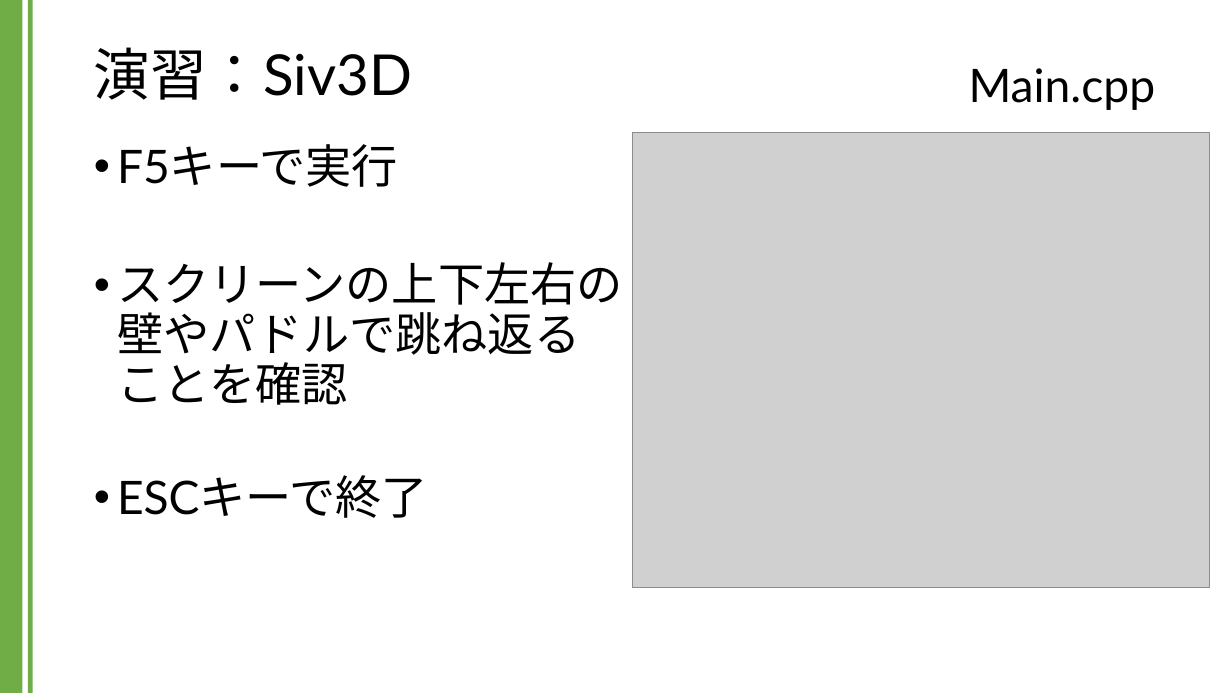
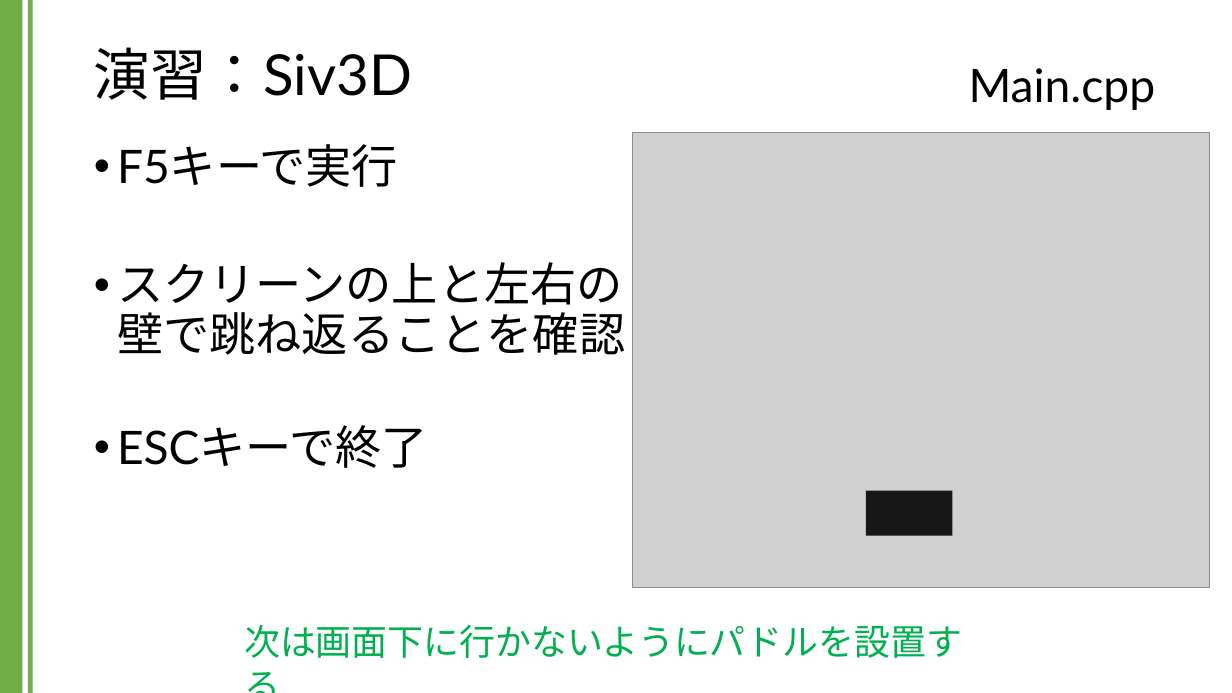
Before and after one commit to kic-murata/cpp2024, a slide deck: slide 23 of 授業資料/演習課題：Siv3D.pptx (slide 20 before the commit). Drawn at 1232x693 pixels with LibreOffice and Linux fonts; fonts in the diff are those of the drawing; grey boxes stand for pictures; background and template pictures are left out. Boxes give left, top, right and bottom in pixels: in the first picture for what was removed or moved away, otherwise in the second. Text is boxed around its words. In the diff, an @@ line names an element or a change of style, - is before the commit and + after.

```diff
--- a/授業資料/演習課題：Siv3D.pptx
+++ b/授業資料/演習課題：Siv3D.pptx
@@ text at (117, 262, 625, 355): text changed @@
-• スクリーンの上下左右の
-  壁やパドルで跳ね返る
-  ことを確認
+• スクリーンの上と左右の
+  壁で跳ね返ることを確認
@@ rectangle added at (866, 491, 953, 536), fill #181717 @@
@@ text added at (244, 625, 962, 658), 28 pt, text #00B050 @@
+次は画面下に行かないようにパドルを設置する
```
Also in this commit, not shown: 8 other slides changed, 6 slides added.
